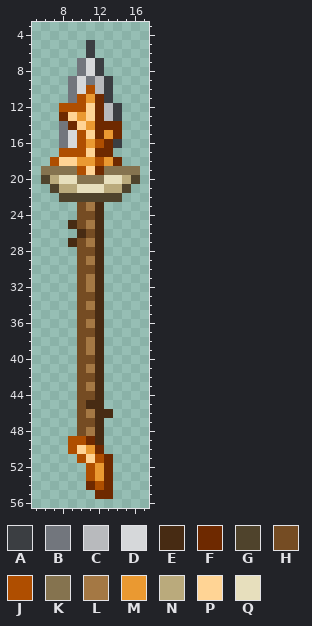
Two states of a pixel-art sprite, items/active/weapons/melee/spear/yukai/yukaispear3/yukaispear3.png. The picture above was drawn from the file before the commit.
The file is 24x64 pixels. Shown: x 5..17, y 3..56.
Palette (. is transparent): A #3b3e42  B #72767d  C #b8babd  D #d6d8da  E #472b13  F #6e2900  G #4f432c  H #754c23  J #af4e00  K #85734f  L #a47844  M #ea9931  N #baaa7c  P #ffd495  Q #e7dfbd
Pixels before, first column x 6:
 5 .....A.....
 6 .....A.....
 7 ....BDA....
 8 ....BDA....
 9 ...BDBCA...
10 ...BDJCA...
11 ...BJMFA...
12 ..JJJPFCA..
13 ..FPMPFCA..
14 ..BFPMFFF..
15 ..BDJPFMF..
16 ..BDJMJFA..
17 ..JJJPFF...
18 .JPPMMJMF..
19 KKKKJPFKKKK
20 GNQQKKKQQNG
21 .GNNQQQNNG.
22 ..GGGGGGG..
23 ....HLE....
24 ....HHE....
25 ...EHLE....
26 ....EHE....
27 ...EHLE....
28 ....HHE....
29 ....HLE....
30 ....HHE....
31 ....HLE....
32 ....HLE....
33 ....HHE....
34 ....HLE....
35 ....HHE....
36 ....HLE....
37 ....HHE....
38 ....HLE....
39 ....HLE....
40 ....HHE....
41 ....HLE....
42 ....HHE....
43 ....HLE....
44 ....HHE....
45 ....HEE....
46 ....HLEE...
47 ....HHE....
48 ....HLE....
49 ...JJFE....
50 ...JPMF....
51 ....JPJF...
52 .....JMF...
53 .....JMF...
54 .....FJF...
55 ......FF...
The same view after the edit:
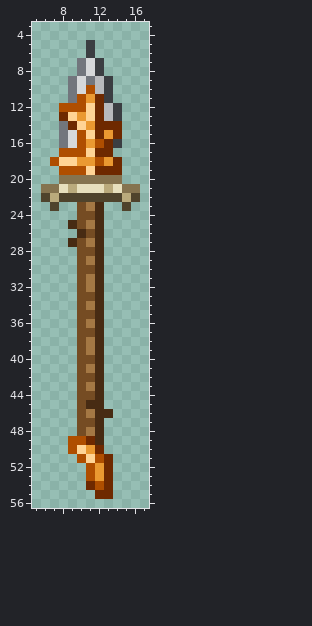
Change:
y 19: x 6..9 KKKK -> ..JJ; x 13..16 KKKK -> FF..
y 20: x 6..9 GNQQ -> ..KK; x 13..16 QQNG -> KK..
y 21: x 6..8 .GN -> KKQ; x 14..16 NG. -> QKK
y 22: x 6..7 .. -> GN; x 15..16 .. -> NG
y 23: x 7 . -> G; x 15 . -> G
Where, in picture pixels (left, top, right, bottom), the same in both pictures:
changed: (41, 166, 140, 211)
